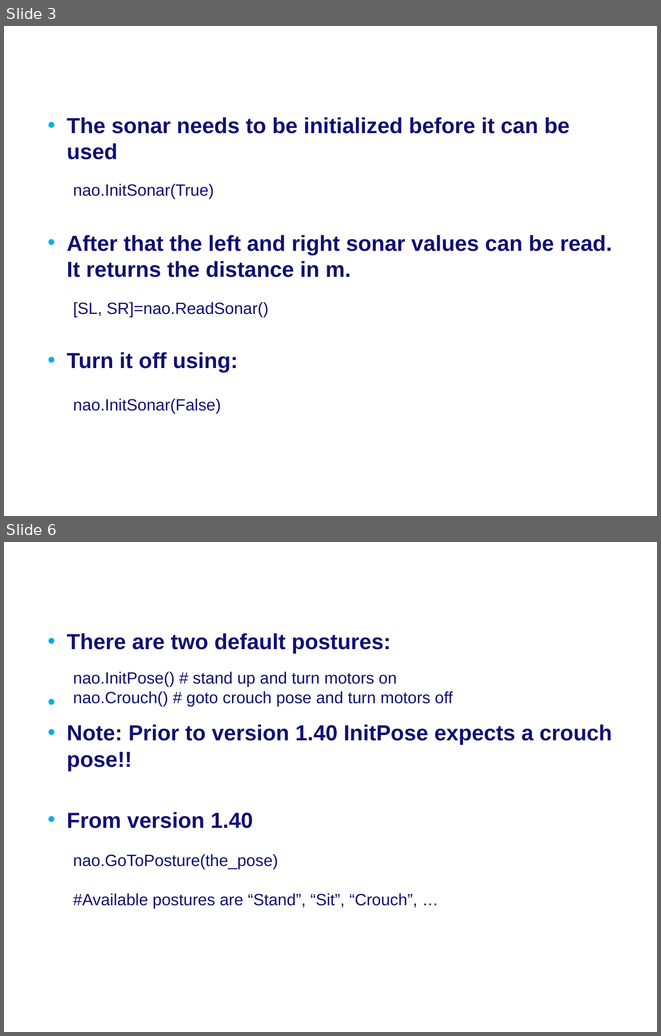
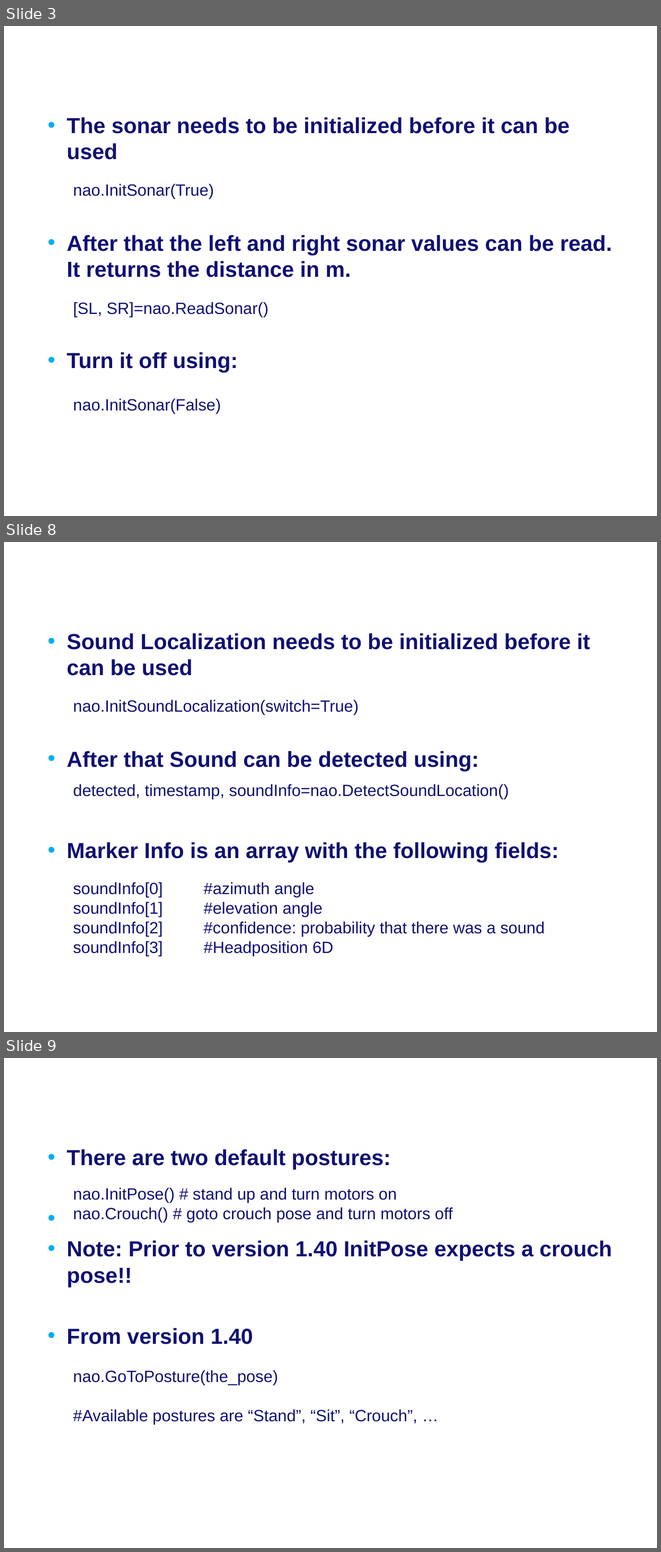
Before and after one commit to Rctue/nao-lib, a slide deck: Manual nao-lib.pptx. Shown one above the other, each under a label of ours: slides 3 and 6 before the commit, slides 3, 8 and 9 after it; the slides between them are not shown. The pictures are 661x1036 and 661x1552 pixels, drawn with LibreOffice and Linux fonts; fonts in the diff are those of the drawing; background and template pictures are left out. Boxes give left, top, right and bottom in pixels: in the first picture for what was removed or moved away, otherwise in the second. Text is boxed around its words. In the diff, an @@ line names an element or a change of style, - is before the commit and + after.

```diff
--- a/Manual nao-lib.pptx
+++ b/Manual nao-lib.pptx
@@ slide 8 added at bbox=[4, 542, 657, 1032], background #FFFFFF @@
@@ text added at bbox=[67, 633, 590, 862], 24 pt, text #101073, bold @@
+• Sound Localization needs to be initialized before it can be used
+• After that Sound can be detected using:
+• Marker Info is an array with the following fields:
@@ text added at bbox=[73, 699, 359, 714], 18 pt, text #101073 @@
+nao.InitSoundLocalization(switch=True)
@@ title added at bbox=[414, 751, 479, 771], 28 pt, text #FFFFFF, bold @@
+Using nao.py
@@ text added at bbox=[73, 784, 509, 799], 18 pt, text #101073 @@
+detected, timestamp, soundInfo=nao.DetectSoundLocation()
@@ text added at bbox=[73, 882, 545, 955], 18 pt, text #101073 @@
+soundInfo[0] #azimuth angle
+soundInfo[1] #elevation angle
+soundInfo[2] #confidence: probability that there was a sound
+soundInfo[3] #Headposition 6D
@@ what was slide 6 is now slide 9 @@
```
Also in this commit, not shown: 4 slides changed, 2 other slides added.
